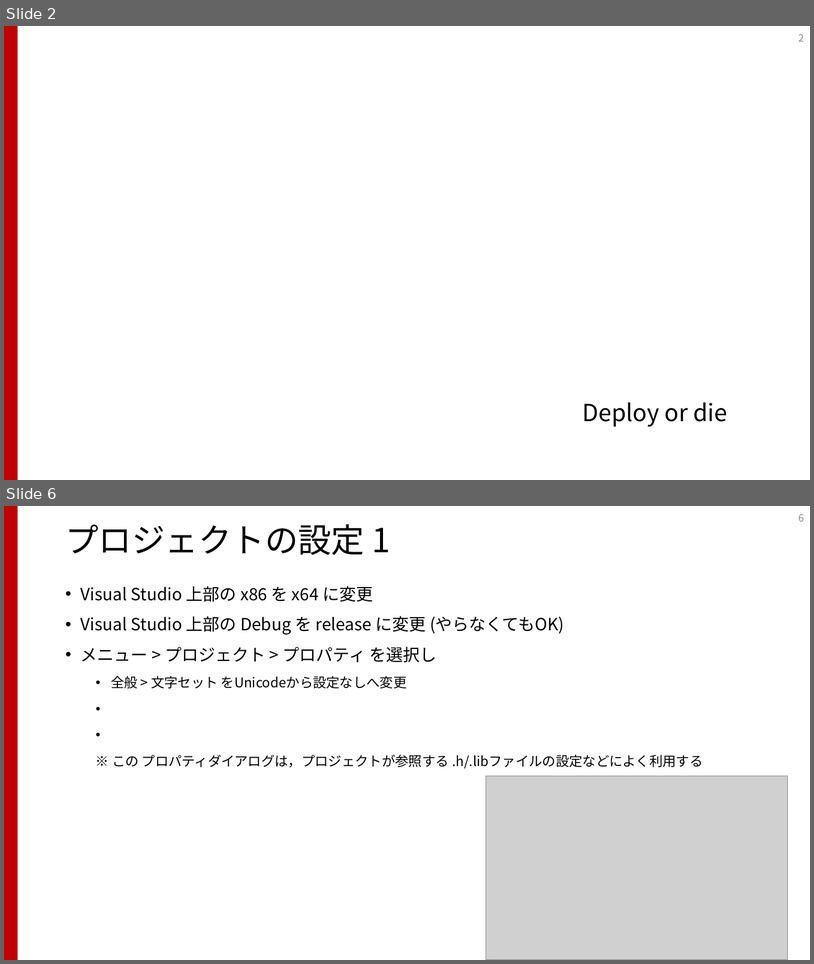
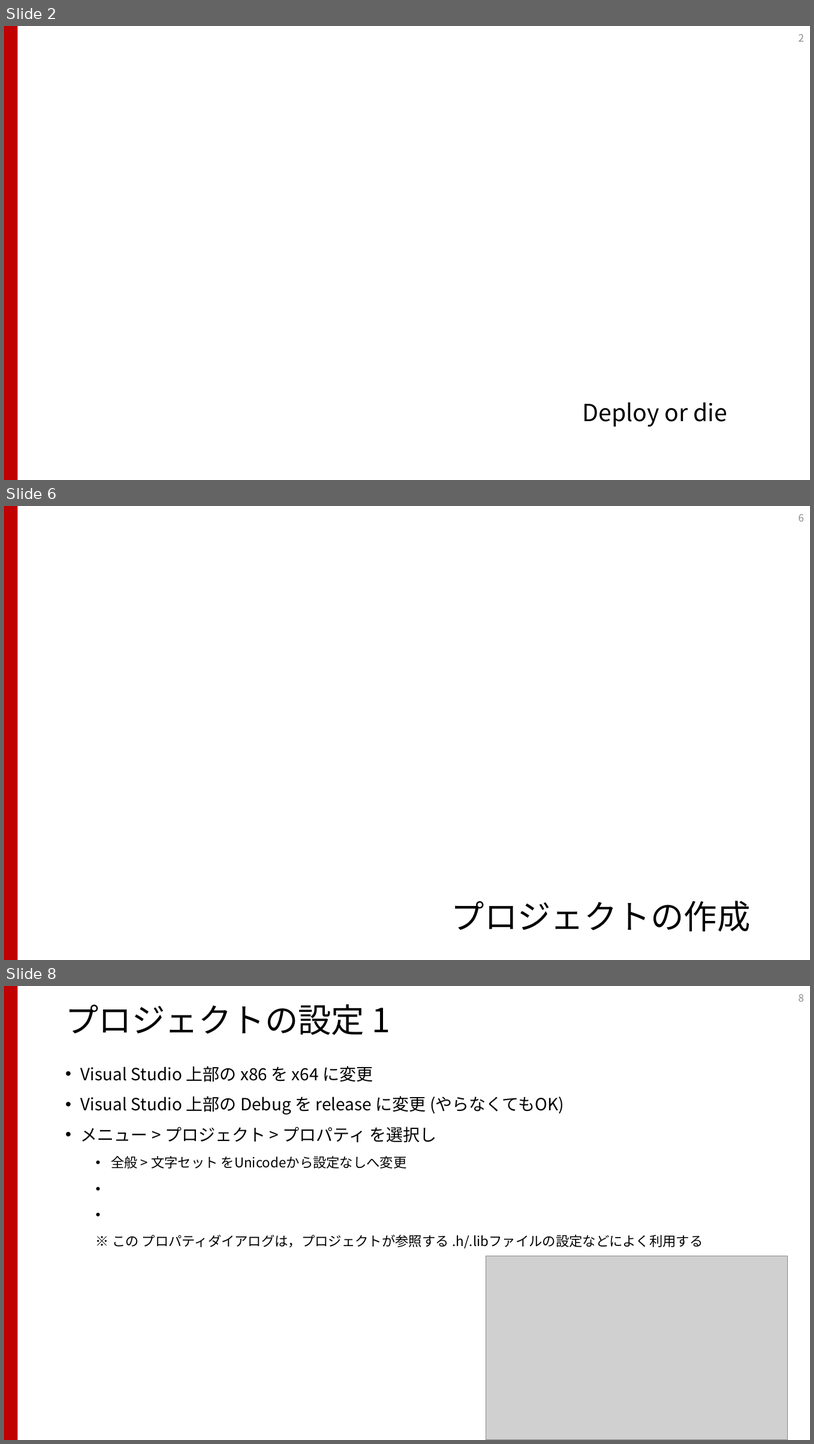
Before and after one commit to shibasab/IGLabProgramBootup, a slide deck: プログラミングスタートアップ.pptx. Shown one above the other, each under a label of ours: slides 2 and 6 before the commit, slides 2, 6 and 8 after it; the slides between them are not shown. The pictures are 814x964 and 814x1444 pixels, drawn with LibreOffice and Linux fonts; fonts in the diff are those of the drawing; grey boxes stand for pictures. Boxes give left, top, right and bottom in pixels: in the first picture for what was removed or moved away, otherwise in the second. Text is boxed around its words. In the diff, an @@ line names an element or a change of style, - is before the commit and + after.

```diff
--- a/プログラミングスタートアップ.pptx
+++ b/プログラミングスタートアップ.pptx
@@ slide 6 added at (x1=4, y1=506, x2=810, y2=960), background #FFFFFF; not listed: 1 template element that a slide beside it also shows @@
@@ page number added at (x1=799, y1=514, x2=804, y2=522), 12 pt, text #8C8C8C @@
+6
@@ title added at (x1=452, y1=900, x2=751, y2=931), 39.6 pt, text #000000 @@
+プロジェクトの作成
@@ what was slide 6 is now slide 8 @@
@@ page number at (x1=799, y1=994, x2=804, y2=1002): text changed @@
-6
+8
```
Also in this commit, not shown: 5 slides changed, 2 other slides added.
